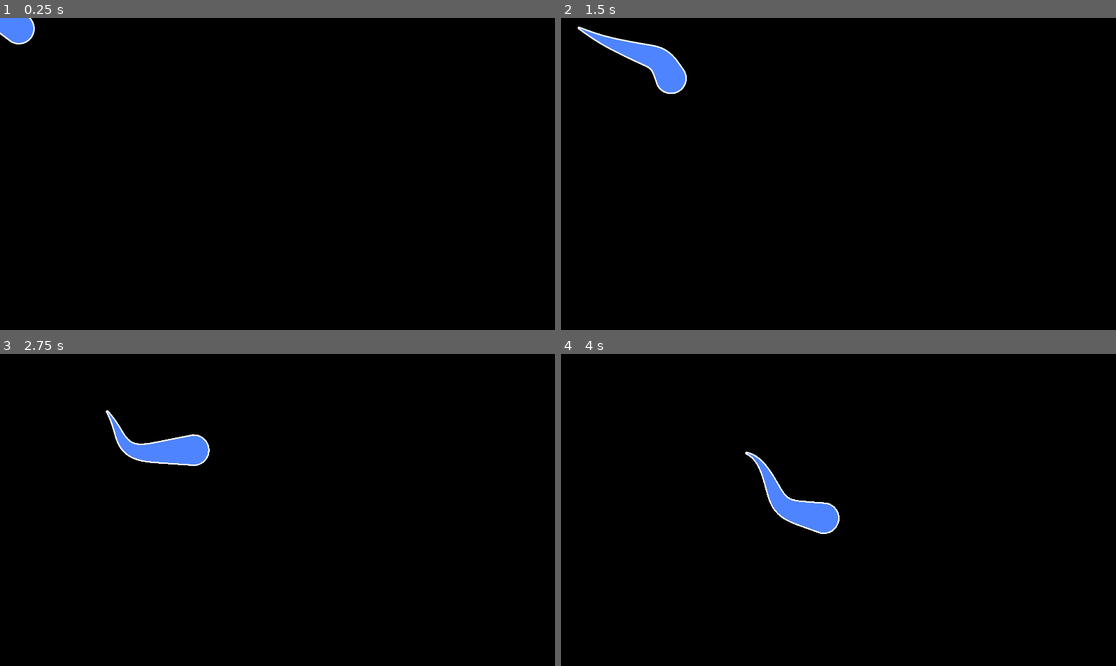
Above: before the commit, frames 1-4 (two rows, left to right).
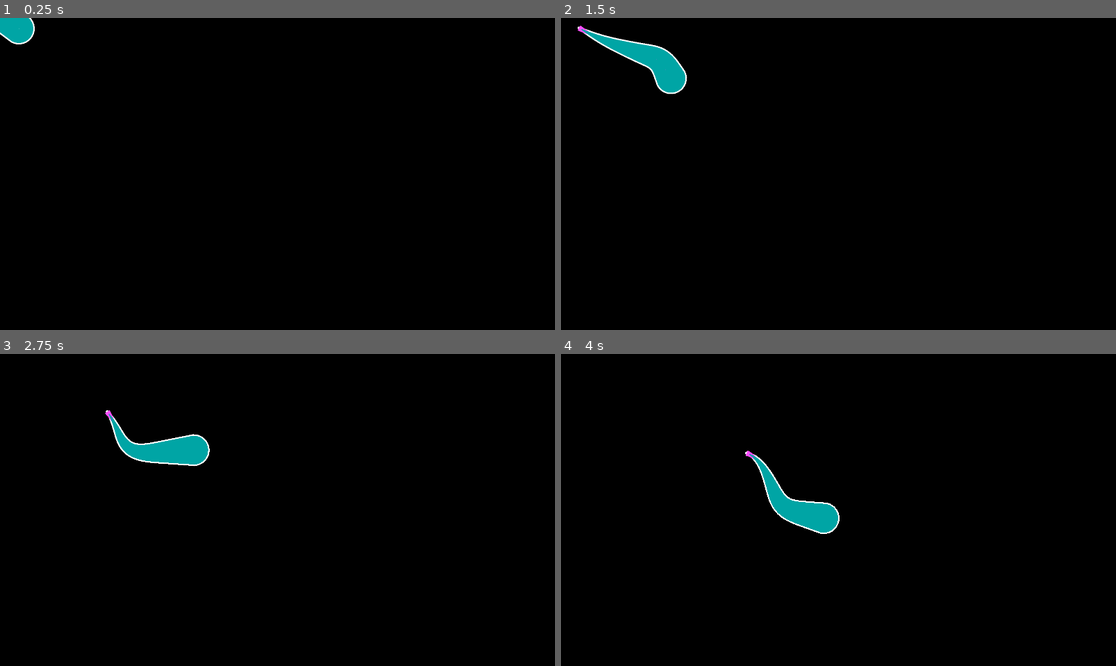
Above: after the commit, the same moments.

Repository: weedleeedle/worm-game
Game: Godot game, scene res://scene/test_scene/test_scene.tscn
Two runs of this game, one before a commit and one after it. Both use one fixed random seed, a clock stepped at 60 frames per second and the inputs below.
Inputs (mouse positions are in pixels of both pictures, inside the frame that each line leads up to):
- Up to frame 1 (0.25 s): no input
- Up to frame 2 (1.5 s): move the mouse to (960, 158) at 0.52 s; move the mouse to (727, 189) at 1.27 s
- Up to frame 3 (2.75 s): move the mouse to (333, 441) at 2.02 s
- Up to frame 4 (4 s): move the mouse to (810, 572) at 2.77 s; move the mouse to (1005, 556) at 3.52 s

The runs differ from the first frame. In frame 1, 0.4% of the frame differs, in the area x 0-7%, y 0-9%; in frame 2, 1.1%, in the area x 3-23%, y 2-24%; in frame 3, 1.1%; in frame 4, 1.1%.

Commit message:
Rendering now supports multiple outlines
RenderSet resources is used to determine how a given shape will be
generated.

Diff:
--- a/component/body_renderer/body_renderer.gd
+++ b/component/body_renderer/body_renderer.gd
@@ -6,9 +6,7 @@
 static var END_RESOLUTION: int = 16
 static var ANGLE_INCREMENT: float = deg_to_rad(180.0/END_RESOLUTION)
 
-@export var outline_color: Color
-@export var fill_color: Color
-@export var outline_width: float
+@export var render_properties: RenderSet
 
 @export var body: BodySegment
 
@@ -41,16 +39,16 @@
 		head_vector = segment.tail_vector().normalized()
 
 	# Generate points!
-	var points: PackedVector2Array = []
-	var outline_points: PackedVector2Array = []
-	for i in END_RESOLUTION+1:
-		var point = head_vector.rotated(deg_to_rad(90) + ANGLE_INCREMENT * i) * segment.radius + segment.global_position
-		var outline_point = head_vector.rotated(deg_to_rad(90) + ANGLE_INCREMENT * i) * (segment.radius + outline_width) + segment.global_position
-		points.push_back(point)
-		outline_points.push_back(outline_point)
 
-	draw_colored_polygon(outline_points, outline_color)
-	draw_colored_polygon(points, fill_color)
+	# Render a shape for each outline. These should already be in order from largest to smallest.
+	# The fill color is actually just an outline with 0 width (it's on top so it will already be filled in.)
+	var point_set: PackedVector2Array = []
+	for outline in render_properties.outlines:
+		for i in END_RESOLUTION+1:
+			var point = head_vector.rotated(deg_to_rad(90) + ANGLE_INCREMENT * i) * (segment.radius + outline.outline_width) + segment.global_position
+			point_set.push_back(point)
+		draw_colored_polygon(point_set, outline.outline_color)
+		point_set.clear()
 
 	# Now we draw the rest of the fucking owl
 	# We actually want to redraw this segment as a regular segment, not just a head segment.
@@ -63,14 +61,11 @@
 		return
 
 	var next_segment := segment.child_segment
-	var self_points := _get_perpendicular_points(segment, segment.radius)
-	var self_points_outline := _get_perpendicular_points(segment, segment.radius + outline_width)
-	var next_points := _get_perpendicular_points(next_segment, next_segment.radius)
-	var next_points_outline := _get_perpendicular_points(next_segment, next_segment.radius + outline_width)
-	self_points.append_array(next_points)
-	self_points_outline.append_array(next_points_outline)
-	draw_colored_polygon(Geometry2D.convex_hull(self_points_outline), outline_color)
-	draw_colored_polygon(Geometry2D.convex_hull(self_points), fill_color)
+	# Render each outline (and the fill color)
+	for outline in render_properties.outlines:
+		var point_set: PackedVector2Array = _get_perpendicular_points(segment, segment.radius + outline.outline_width)
+		point_set.append_array(_get_perpendicular_points(next_segment, next_segment.radius + outline.outline_width))
+		draw_colored_polygon(Geometry2D.convex_hull(point_set), outline.outline_color)
 
 	draw_segment(next_segment)
 
@@ -84,16 +79,13 @@
 		# Head vector points in opposite direction of the tail.
 		tail_vector = segment.head_vector().normalized()
 
-	var points: PackedVector2Array = []
-	var outline_points: PackedVector2Array = []
-	for i in END_RESOLUTION+1:
-		var point = tail_vector.rotated(deg_to_rad(90) + ANGLE_INCREMENT * i) * segment.radius + segment.global_position
-		var outline_point = tail_vector.rotated(deg_to_rad(90) + ANGLE_INCREMENT * i) * (segment.radius + outline_width) + segment.global_position
-		points.push_back(point)
-		outline_points.push_back(outline_point)
-
-	draw_colored_polygon(outline_points, outline_color)
-	draw_colored_polygon(points, fill_color)
+	var point_set: PackedVector2Array = []
+	for outline in render_properties.outlines:
+		for i in END_RESOLUTION+1:
+			var point = tail_vector.rotated(deg_to_rad(90) + ANGLE_INCREMENT * i) * (segment.radius + outline.outline_width) + segment.global_position
+			point_set.push_back(point)
+		draw_colored_polygon(point_set, outline.outline_color)
+		point_set.clear()
 
 # Returns an array of ONLY TWO VECTORS!!!!!!!
 func _get_perpendicular_points(segment: BodySegment, distance: float) -> PackedVector2Array:
--- a/scene/test_scene/test_scene.tscn
+++ b/scene/test_scene/test_scene.tscn
@@ -7,6 +7,8 @@
 [ext_resource type="Script" uid="uid://bveufj3y2tke7" path="res://src/segment_constraints/angle_constraint.gd" id="4_t7gac"]
 [ext_resource type="PackedScene" uid="uid://dn6j6tynciqx7" path="res://component/body_renderer/body_renderer.tscn" id="5_yi5xj"]
 [ext_resource type="PackedScene" uid="uid://b2w2klrgocrit" path="res://component/body_debug_renderer/body_debug_renderer.tscn" id="6_pvdxb"]
+[ext_resource type="Script" uid="uid://cai3g7scdoai3" path="res://src/outline/outline.gd" id="7_a5wqp"]
+[ext_resource type="Script" uid="uid://btng3safvwlh7" path="res://src/outline/render_set.gd" id="8_r8f76"]
 
 [sub_resource type="Resource" id="Resource_vki5a"]
 script = ExtResource("2_4vep2")
@@ -25,13 +27,31 @@
 min_angle = 175.0
 metadata/_custom_type_script = "uid://bveufj3y2tke7"
 
+[sub_resource type="Resource" id="Resource_rdy5v"]
+script = ExtResource("7_a5wqp")
+outline_color = Color(1, 1, 1, 1)
+outline_width = 5.0
+metadata/_custom_type_script = "uid://cai3g7scdoai3"
+
+[sub_resource type="Resource" id="Resource_a5wqp"]
+script = ExtResource("7_a5wqp")
+outline_color = Color(1, 0.30588236, 1, 1)
+outline_width = -10.0
+metadata/_custom_type_script = "uid://cai3g7scdoai3"
+
+[sub_resource type="Resource" id="Resource_fxesv"]
+script = ExtResource("8_r8f76")
+fill_color = Color(0, 0.6469637, 0.6469637, 1)
+outlines = Array[ExtResource("7_a5wqp")]([SubResource("Resource_rdy5v"), SubResource("Resource_a5wqp")])
+metadata/_custom_type_script = "uid://btng3safvwlh7"
+
 [node name="s" type="Node" unique_id=1482380878]
 script = ExtResource("1_au7ee")
 iterator = SubResource("Resource_vki5a")
 constraints = Array[ExtResource("2_t7gac")]([SubResource("Resource_pvdxb"), SubResource("Resource_yi5xj")])
 
 [node name="BodyRenderer" parent="." unique_id=119475448 instance=ExtResource("5_yi5xj")]
-outline_color = Color(1, 1, 1, 1)
+render_properties = SubResource("Resource_fxesv")
 
 [node name="BodyDebugRenderer" parent="." unique_id=1142928428 node_paths=PackedStringArray("body_renderer") instance=ExtResource("6_pvdxb")]
 body_renderer = NodePath("../BodyRenderer")
--- /dev/null
+++ b/src/outline/outline.gd
@@ -0,0 +1,13 @@
+## We render a body with a fill color and one or more outline colors. This is one of those outlines
+class_name Outline
+extends Resource
+
+## The color to use for this outline
+@export var outline_color: Color
+
+## The width to use for this outline
+@export var outline_width: float
+
+func _init(p_outline_color := Color.WHITE, p_outline_width := 5.0) -> void:
+	outline_color = p_outline_color
+	outline_width = p_outline_width
--- /dev/null
+++ b/src/outline/render_set.gd
@@ -0,0 +1,23 @@
+## Contains all the information needed to render a body, including fill color and one or more outline colors.
+class_name RenderSet
+extends Resource
+
+## The fill color to use for the body.
+@export var fill_color: Color
+
+## Zero or more outlines to render the body with
+@export var outlines: Array[Outline]:
+	get:
+		return outlines
+	set(value):
+		# Sort the outlines based on descending width (so the biggest width is rendered first)
+		value.sort_custom(func (a, b): return a.outline_width > b.outline_width)
+		# Push the fill color as an outline with 0 width to the end. Teehee!
+		value.push_back(Outline.new(fill_color, 0.0))
+		outlines = value
+		print("Outlines!")
+		print(outlines)
+
+func _init(p_fill_color := Color.WHITE, p_outlines: Array[Outline] = []) -> void:
+	fill_color = p_fill_color
+	outlines = p_outlines
Not shown, added: src/outline/outline.gd.uid
Not shown, added: src/outline/render_set.gd.uid
